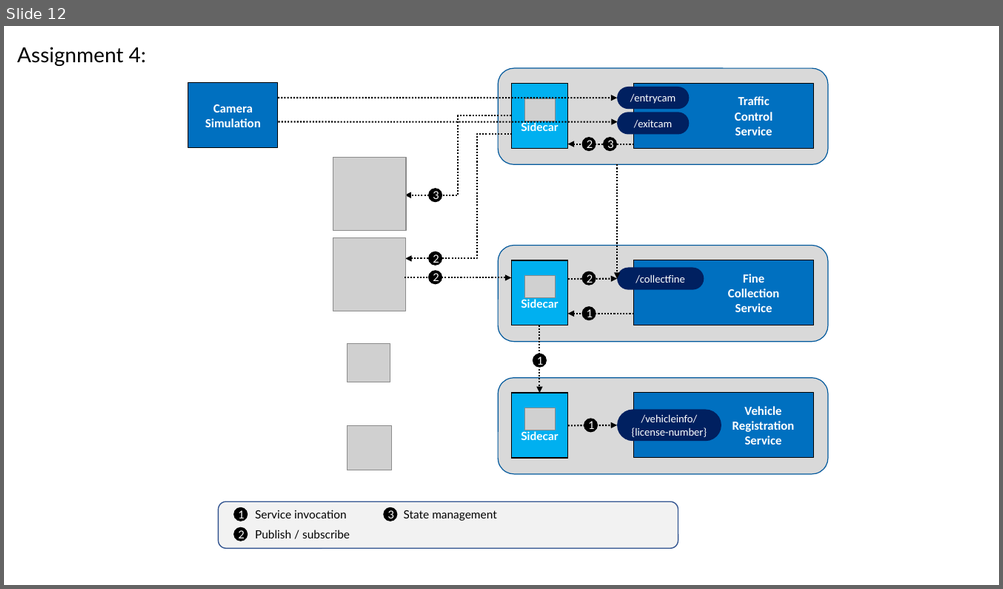
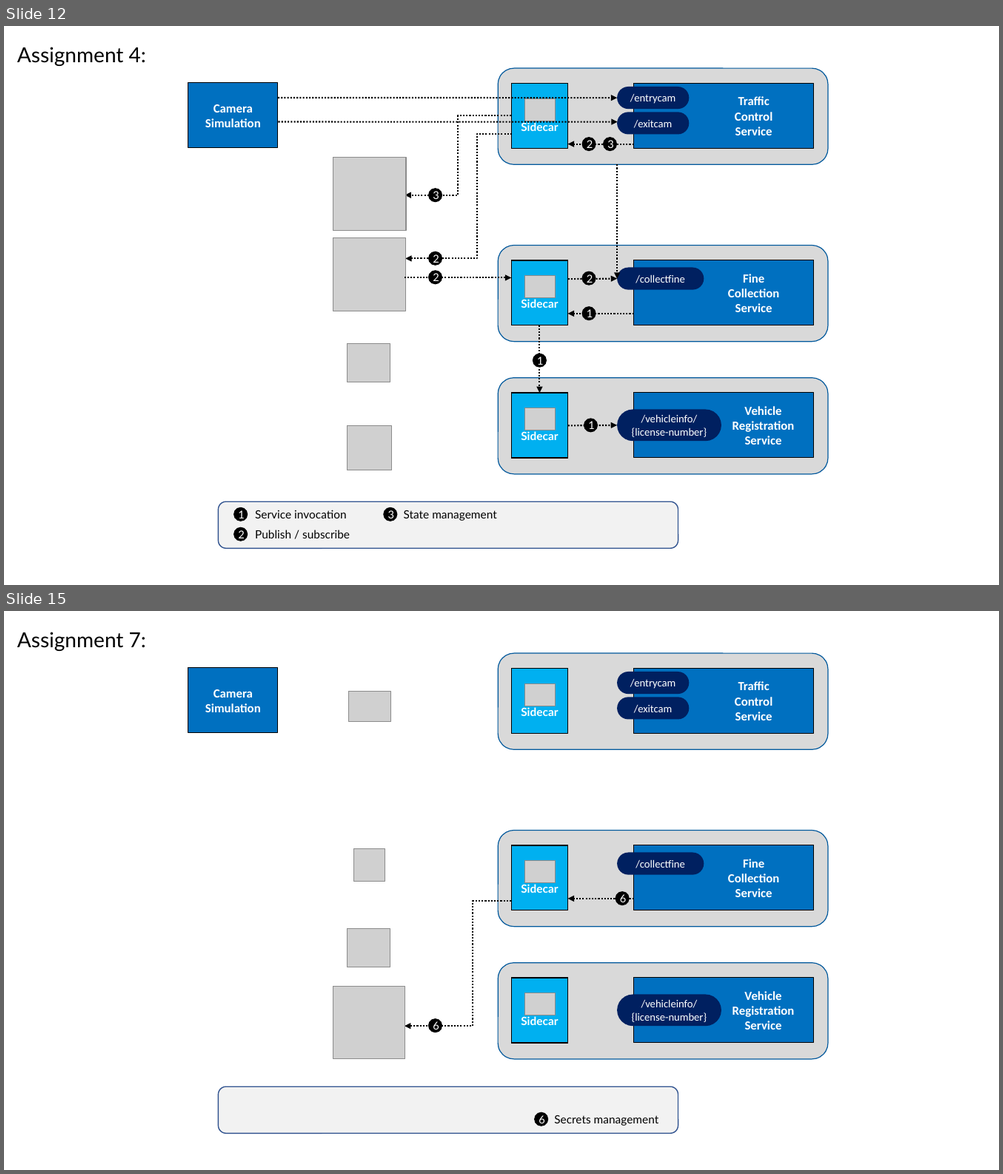
Before and after one commit to US-MFG-Demo/k8s-dapr-hack, a slide deck: Figures.pptx. Shown one above the other, each under a label of ours: slide 12 before the commit, slides 12 and 15 after it; the slides between them are not shown. The pictures are 1003x589 and 1003x1174 pixels, drawn with LibreOffice and Linux fonts; fonts in the diff are those of the drawing; grey boxes stand for pictures; background and template pictures are left out. Boxes give left, top, right and bottom in pixels: in the first picture for what was removed or moved away, otherwise in the second. Text is boxed around its words. In the diff, an @@ line names an element or a change of style, - is before the commit and + after.

Commit message:
Updates for Assignment5 (#25)
* updates

* update to readme

* readme

```diff
--- a/Figures.pptx
+++ b/Figures.pptx
@@ slide 15 added at bbox=[4, 611, 999, 1170], background #FFFFFF @@
@@ text added at bbox=[17, 632, 146, 651], 20 pt, text #000000 @@
+Assignment 7:
@@ rounded rectangle added at bbox=[498, 653, 828, 750], fill #D9D9D9, outline #00599D 0.85 pt @@
@@ rectangle added at bbox=[188, 668, 278, 732], fill #0070C0, outline #000000 0.85 pt, 12 pt, text #FFFFFF, bold @@
+Camera
+Simulation
@@ rectangle added at bbox=[512, 669, 568, 733], fill #00B0F0, outline #000000 1 pt, 11 pt, text #FFFFFF, bold @@
+Sidecar
@@ rounded rectangle added at bbox=[617, 672, 689, 694], fill #002060, 10.5 pt, text #FFFFFF @@
+/entrycam
@@ rectangle added at bbox=[634, 669, 814, 733], fill #0070C0, outline #000000 0.85 pt, 12 pt, text #FFFFFF, bold @@
+Traffic
+Control
+Service
@@ picture added at bbox=[349, 691, 390, 721] @@
@@ picture added at bbox=[525, 684, 555, 706] @@
@@ rounded rectangle added at bbox=[617, 697, 689, 719], fill #002060, 10.5 pt, text #FFFFFF @@
+/exitcam
@@ rounded rectangle added at bbox=[498, 830, 828, 926], fill #D9D9D9, outline #00599D 0.85 pt @@
@@ picture added at bbox=[354, 849, 384, 882] @@
@@ rectangle added at bbox=[512, 846, 568, 910], fill #00B0F0, outline #000000 1 pt, 11 pt, text #FFFFFF, bold @@
+Sidecar
@@ rounded rectangle added at bbox=[617, 853, 704, 875], fill #002060, 10.5 pt, text #FFFFFF @@
+/collectfine
@@ rectangle added at bbox=[634, 846, 814, 911], fill #0070C0, outline #000000 0.85 pt, 12 pt, text #FFFFFF, bold @@
+Fine
+Collection
+Service
@@ picture added at bbox=[525, 861, 555, 883] @@
@@ arrow added from (634, 899) to (568, 899), #000000 1.5 pt dashed @@
@@ ellipse added at bbox=[615, 891, 629, 906], fill #000000, 10.5 pt, text #FFFFFF @@
+6
@@ freeform shape added at bbox=[404, 901, 512, 1026], outline #000000 1.5 pt dashed @@
@@ picture added at bbox=[347, 929, 390, 968] @@
@@ rounded rectangle added at bbox=[498, 963, 828, 1059], fill #D9D9D9, outline #00599D 0.85 pt @@
@@ picture added at bbox=[333, 987, 404, 1059] @@
@@ rectangle added at bbox=[512, 978, 568, 1043], fill #00B0F0, outline #000000 1 pt, 11 pt, text #FFFFFF, bold @@
+Sidecar
@@ rectangle added at bbox=[634, 978, 814, 1043], fill #0070C0, outline #000000 0.85 pt, 12 pt, text #FFFFFF, bold @@
+Vehicle
+Registration
+Service
@@ picture added at bbox=[525, 994, 555, 1016] @@
@@ rounded rectangle added at bbox=[617, 994, 722, 1026], fill #002060, 10.5 pt, text #FFFFFF @@
+/vehicleinfo/
+{license-number}
@@ ellipse added at bbox=[428, 1019, 442, 1034], fill #000000, 10.5 pt, text #FFFFFF @@
+6
@@ rounded rectangle added at bbox=[218, 1087, 677, 1134], fill #F2F2F2, outline #325491 1 pt @@
@@ ellipse added at bbox=[534, 1113, 548, 1127], fill #000000, 10.5 pt, text #FFFFFF @@
+6
@@ text added at bbox=[554, 1116, 659, 1126], 11 pt, text #000000 @@
+Secrets management
```
Also in this commit, not shown: 3 other slides added, 3 other files.
